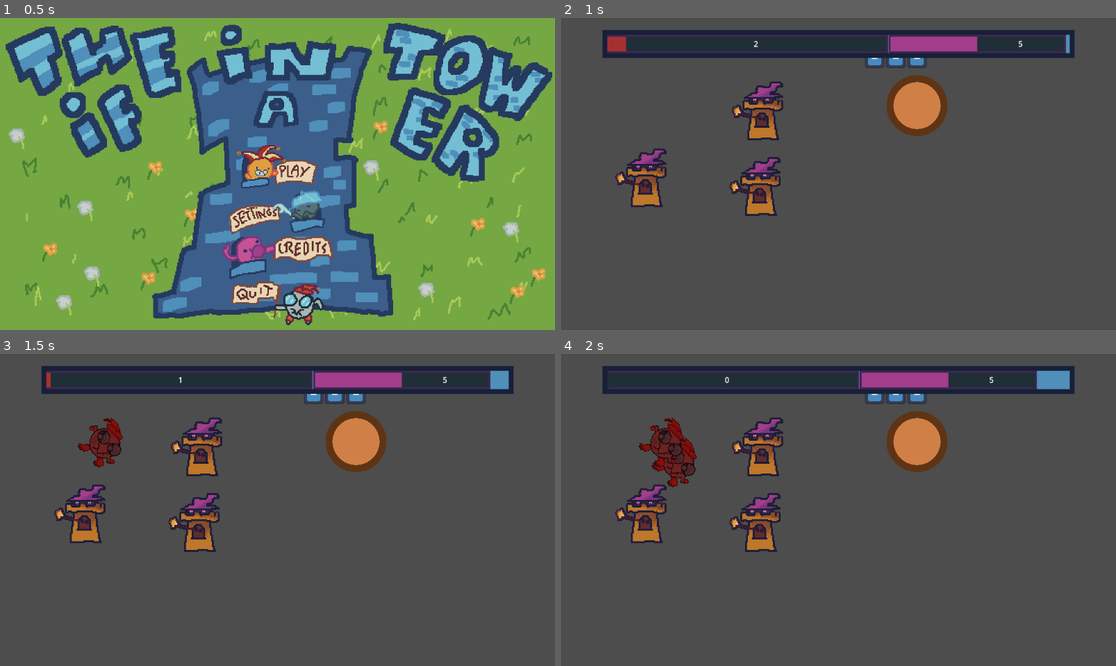
Above: before the commit, frames 1-4 (two rows, left to right).
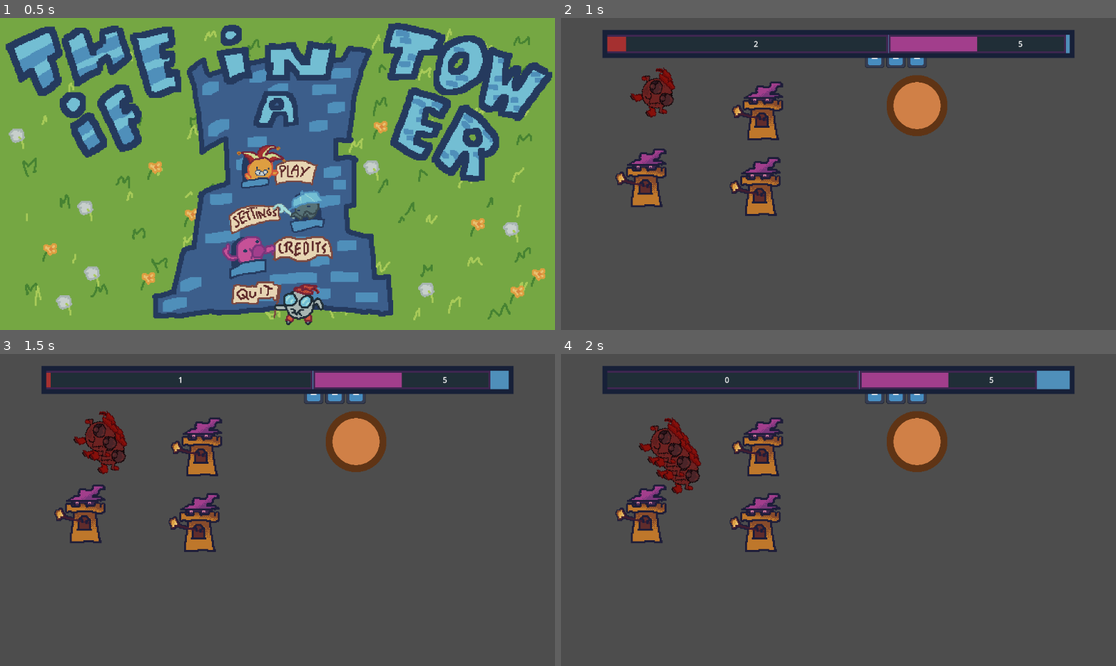
Above: after the commit, the same moments.

Repository: MagnusLucas/BrackeysAugust26
Game: Godot game, scene res://scenes/main_menu.tscn
The game is run twice, just before and just after one commit, with the same random seed, the same clock (stepped at 60 frames per second) and the same inputs. The engine's default icon, where the game draws it, is replaced by a stand-in: a white triangle on a blue panel in a dark square.
Inputs (mouse positions are in pixels of both pictures, inside the frame that each line leads up to):
- Up to frame 1 (0.5 s): no input
- Up to frame 2 (1 s): click (838, 167) at 0.5 s
- Up to frame 3 (1.5 s): move the mouse to (199, 447) at 1.27 s; click (199, 447) at 1.42 s
- Up to frame 4 (2 s): no input

Frame 1 is identical in both runs. In frame 2, 0.7% of the frame differs, in the area x 12-21%, y 15-33%; in frame 3, 0.9%, in the area x 13-23%, y 18-39%; in frame 4, 0.6%.

Commit message:
Fixed wave bug

Diff:
--- a/custom_nodes/wave_manager.gd
+++ b/custom_nodes/wave_manager.gd
@@ -35,6 +35,7 @@
 	current_wave_id += 1
 	if current_wave_id < wave_array.size():
 		current_wave = wave_array[current_wave_id]
+		current_wave.enemies_spawned = 0
 		current_wave.spawning_finished.connect(spawn_interval_timer.stop)
 		spawn_interval_timer.start(current_wave.get_interval_between_spawns())
 		wave_timer.start(current_wave.wave_length)
--- a/scenes/test_scene.tscn
+++ b/scenes/test_scene.tscn
@@ -38,7 +38,7 @@
 [sub_resource type="Resource" id="Resource_qjeyg"]
 script = ExtResource("6_3qnke")
 enemy_resource = ExtResource("6_rnaij")
-number_of_enemies = 2
+number_of_enemies = 3
 wave_length = 10.0
 spawn_time = 1.0
 metadata/_custom_type_script = "uid://bt1xs3f0rj8s1"
